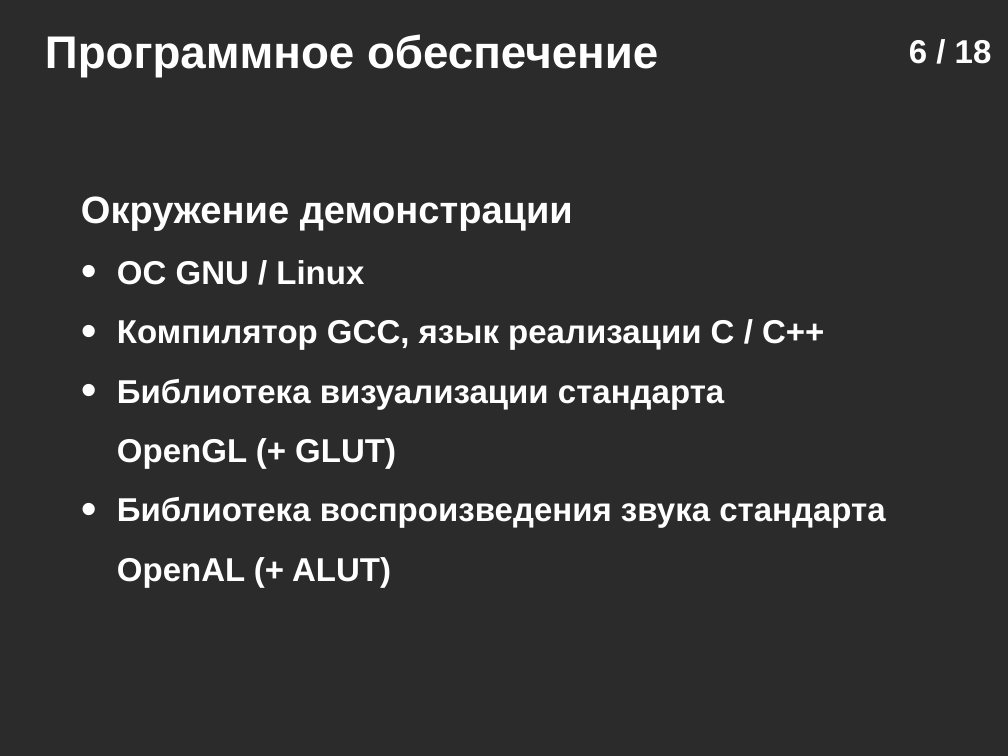
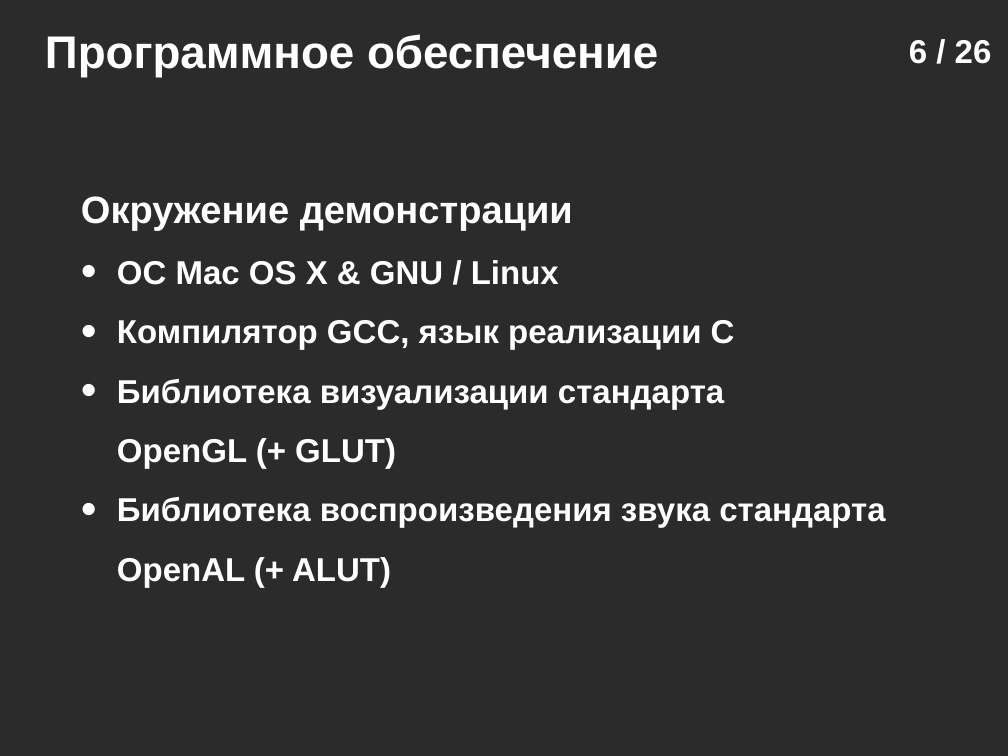
Before and after one commit to icosaeder/mmtech-lect, a slide deck: slide 6 of Лекции/Лекция №1/Лекция №1.odp. Drawn at 1008x756 pixels with LibreOffice and Linux fonts; fonts in the diff are those of the drawing; background and template pictures are left out; a plain dark background stands for a picture behind light text. Boxes give left, top, right and bottom in pixels: in the first picture for what was removed or moved away, otherwise in the second. Text is boxed around its words. In the diff, an @@ line names an element or a change of style, - is before the commit and + after.

```diff
--- a/Лекции/Лекция №1/Лекция №1.odp
+++ b/Лекции/Лекция №1/Лекция №1.odp
@@ page number at [909, 40, 992, 64]: text changed @@
-6 / 18
+6 / 26
@@ text at [117, 260, 735, 350]: text changed @@
-• ОС GNU / Linux
-• Компилятор GCC, язык реализации C / C++
+• ОС Mac OS X & GNU / Linux
+• Компилятор GCC, язык реализации C
```
Also in this commit, not shown: 5 other slides changed, 12 slides added, 4 slides removed, 4 other files.
